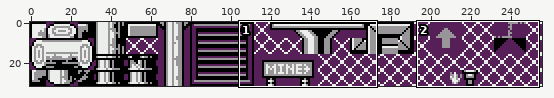
Two states of a sprite sheet, gfx/tileset03.png. Above, an overview of the earlier version with the close-up marked.
Close-up. The starting point:
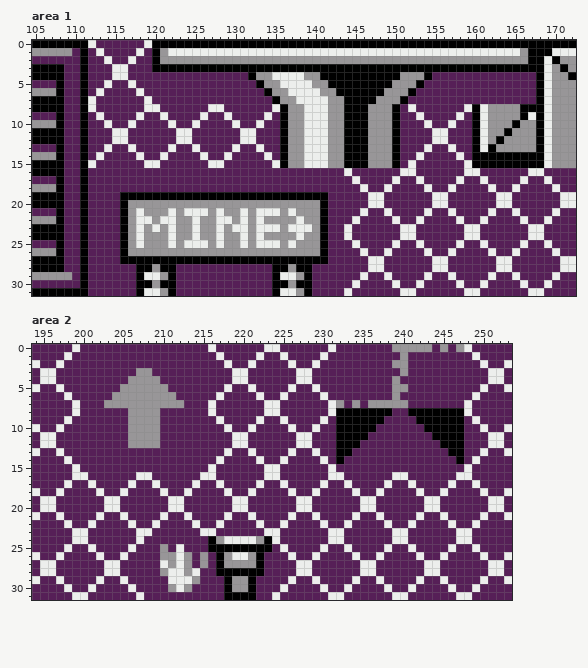
The file is 256x32 pixels. Shown: area 1: x 105..172, y 0..31; area 2: x 194..253, y 0..31.
After the commit:
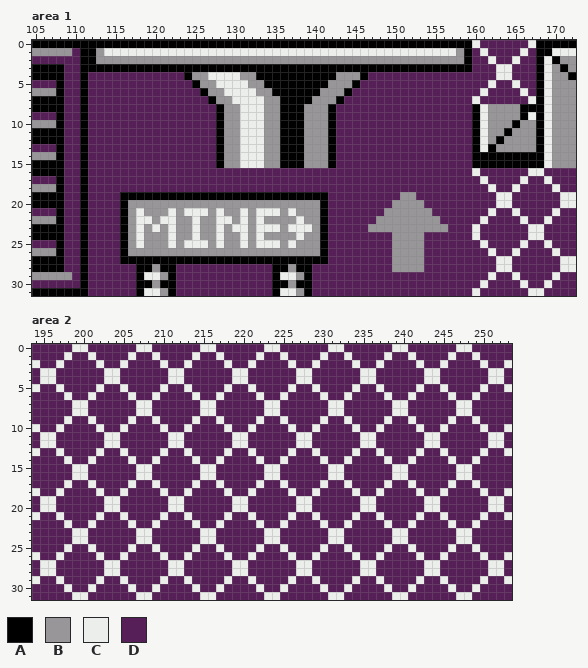
Palette (. is transparent): A #000000  B #989698  C #eceeec  D #561f57
Changes in this commit:
Changed rows in their new state; - is an unchanged pixel.
Area 1:
first column x 112:
 0 AAAAAAAA----------------------------------------CDDDDDDC
 1 ABCCCC-CCC------------------------------------BAD-DDDDCD
 2 ABBBBBBBB--------------------------------------ADDCDDCDD
 3 AAAAAAAA----------------------------------------DDDCCDDD
 4 ---DD-------ABBCCCCBBAAAAAAAA--BBB-DDDDDDDD--------CC---
 5 --D--D-------ABBCCCCBBAAAAAAAABBB-DDDDDDDD--------C--C--
 6 -D----D-------ABBCCCCBBAAAAAA--B-DDDDDDDD--------C----C-
 7 D------D-------ABBCCCCBBAAAABB-ADDDDDDDD--------C------C
 8 D------DD------DABBCCCBB-AABBBADDDDDDDD-D------D--------
 9 -D----D--D----D-ABBCCCBB-AABBBADDDDDDDD--D----D---------
10 --D--D----D--D--ABBCC-BB-AABBBADDDDDDDD---D--D----------
11 ---DD------DD---ABB--CBB-AABBBADDDDDDDD----DD-----------
12 ---DD------DD---ABB--CBB-AABBBADDDDDDDD----DD-----------
13 --D--D----D--D--ABBCC-BB-AABBBADDDDDDDD---D--D----------
14 -D----D--D----D-ABBCCCBB-AABBBADDDDDDDD--D----D---------
15 D------DD------DABBCCCBB-AABBBADDDDDDDD-D------D--------
16 --------------------------------D------DD------D--------
17 ---------------------------------D----D--D----D---------
18 ----------------------------------D--D----D--D----------
19 -----------------------------------DD--BB--DD-----------
20 -----------------------------------DD-BBBB-DD-----------
21 ----------------------------------D--BBBBBB--D----------
22 ---------------------------------D--BBBBBBBB--D---------
23 --------------------------------D--BBBBBBBBBB--D--------
24 --------------------------------D-----BBBB-----D--------
25 ---------------------------------D----BBBB----D---------
26 ----------------------------------D--DBBBBD--D----------
27 -----------------------------------DD-BBBB-DD-----------
28 -----------------------------------DD-BBBB-DD-----------
29 ----------------------------------D--D----D--D----------
30 ---------------------------------D----D--D----D---------
31 --------------------------------D------DD------D--------
Area 2:
first column x 200:
 0 C------CC------C----------------C------CCDDD-D-C
 1 -C----C--C----C------------------C----C-DC----C-
 2 --C--C----C--C--------------------C--C-DD-C--C--
 3 ---CC--DD--CC----------------------CC---D--CC---
 4 ---CC-DDDD-CC----------------------CC--D---CC---
 5 --C--CDDDDC--C--------------------C--C-DD-C--C--
 6 -C--DDCDDCDD--C------------------C----CD-C----C-
 7 C--DDDDCCDDDD--C----------------C-D-DDDCC------C
 8 C-----DCCD-----C----------------CDDDDDDCCDDDDDDC
 9 -C----CDDC----C-----------------DCDDDDC--CDDDDCD
10 --C--CDDDDC--C------------------DDCDDC----CDDCDD
11 ---CC-DDDD-CC-------------------DDDCC------CCDDD
12 ---CC-DDDD-CC-------------------DDDCC------CCDDD
13 --C--C----C--C------------------DDC--C----C--CDD
14 -C----C--C----C-----------------DC----C--C----CD
15 C------CC------C----------------C------CC------C
first column x 208:
24 C------CCDDDDDDC
25 -CD-D-C-DCDDDDCD
26 --CDDC-D-DCDDCD-
27 --DC-D-D-DDCCDD-
28 --D--DD--DDCCDD-
29 --CDD-D---CDDC--
30 -C-DDDC--CDDDDC-
31 C------CC-DDDD-C
Changed places in both close-ups, as pixel boxes (x1, y1, x2, y2):
changed: (88, 40, 536, 296)
changed: (80, 344, 208, 472)
changed: (336, 344, 464, 472)
changed: (144, 536, 272, 600)
